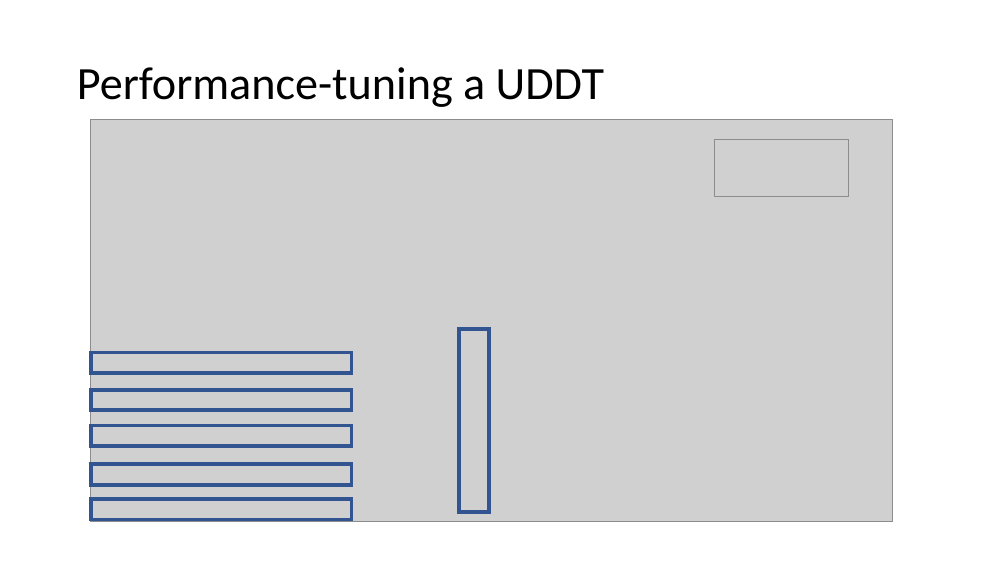
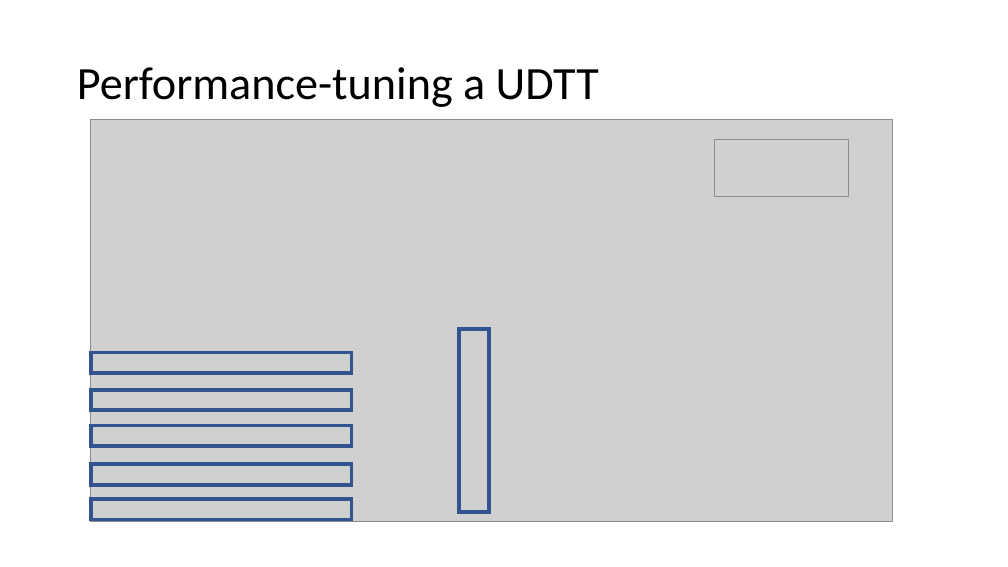
Before and after one commit to jbfoushee/MyPresentations, a slide deck: slide 35 of Datatables_and_Dataframes_to_SQL_Procs/User-defined Table Types.pptx. Drawn at 1008x567 pixels with LibreOffice and Linux fonts; fonts in the diff are those of the drawing; grey boxes stand for pictures. Boxes give left, top, right and bottom in pixels: in the first picture for what was removed or moved away, otherwise in the second. Text is boxed around its words. In the diff, an @@ line names an element or a change of style, - is before the commit and + after.

Commit message:
renamed references of uddt to udtt

```diff
--- a/Datatables_and_Dataframes_to_SQL_Procs/User-defined Table Types.pptx
+++ b/Datatables_and_Dataframes_to_SQL_Procs/User-defined Table Types.pptx
@@ title at (77,67,599,107): text changed @@
-Performance-tuning a UDDT
+Performance-tuning a UDTT
```
Also in this commit, not shown: 11 other slides changed.
